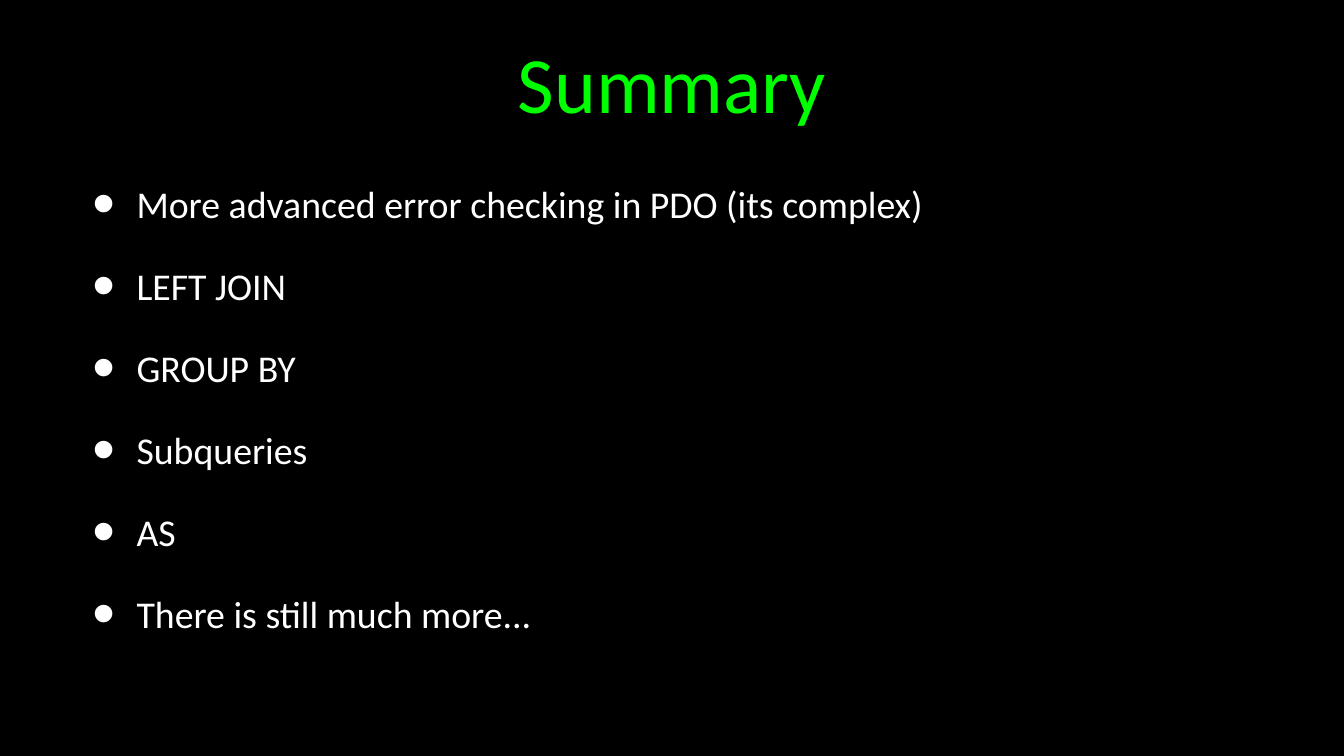
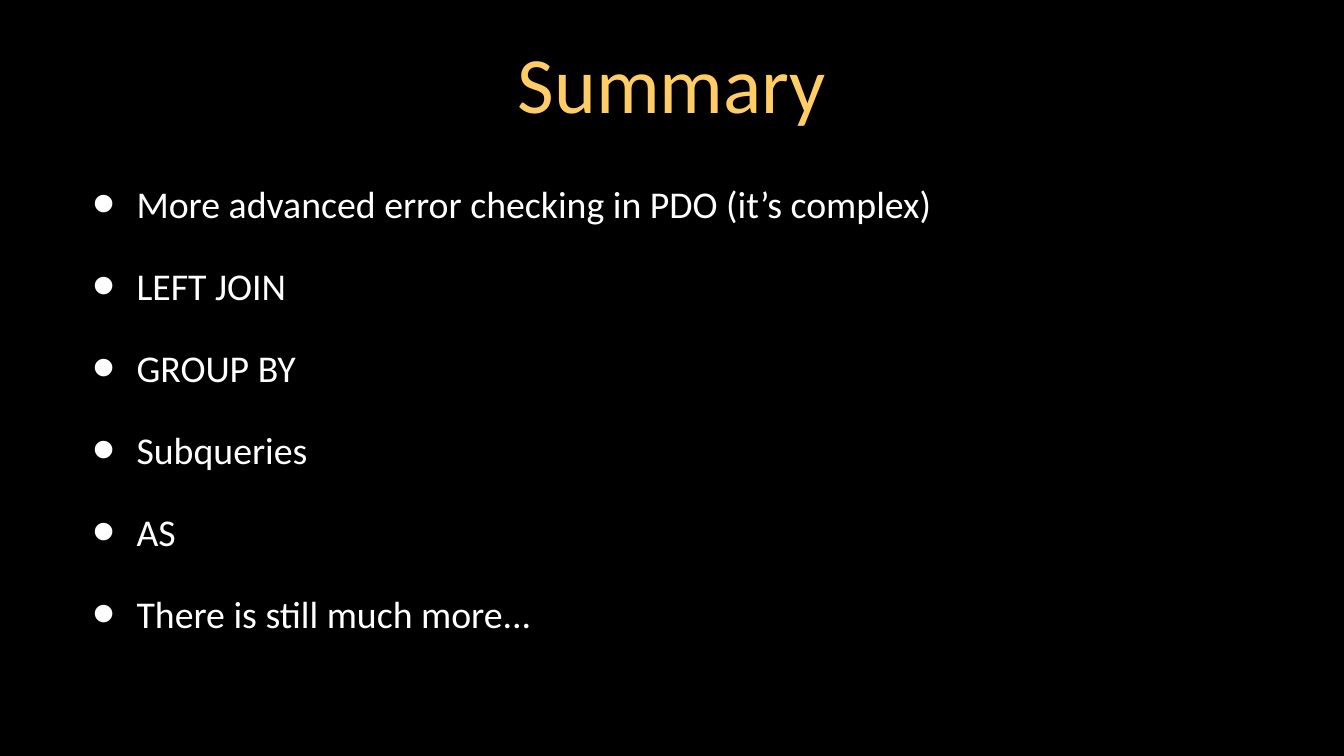
Before and after one commit to csev/wa4e, a slide deck: slide 30 of lectures-old/PHP-15-Advanced-SQL.ppt. Drawn at 1344x756 pixels with LibreOffice and Linux fonts; fonts in the diff are those of the drawing. Boxes give left, top, right and bottom in pixels: in the first picture for what was removed or moved away, otherwise in the second. Text is boxed around its words. In the diff, an @@ line names an element or a change of style, - is before the commit and + after.

```diff
--- a/lectures-old/PHP-15-Advanced-SQL.ppt
+++ b/lectures-old/PHP-15-Advanced-SQL.ppt
@@ title "Summary" at bbox=[518, 61, 826, 126]: text colour #00FF00 to #FFCC66 @@
@@ text at bbox=[137, 190, 931, 225]: text changed @@
-• More advanced error checking in PDO (its complex)
+• More advanced error checking in PDO (it’s complex)
```
Also in this commit, not shown: 25 other slides changed, 1 slide added, 1 other file.
